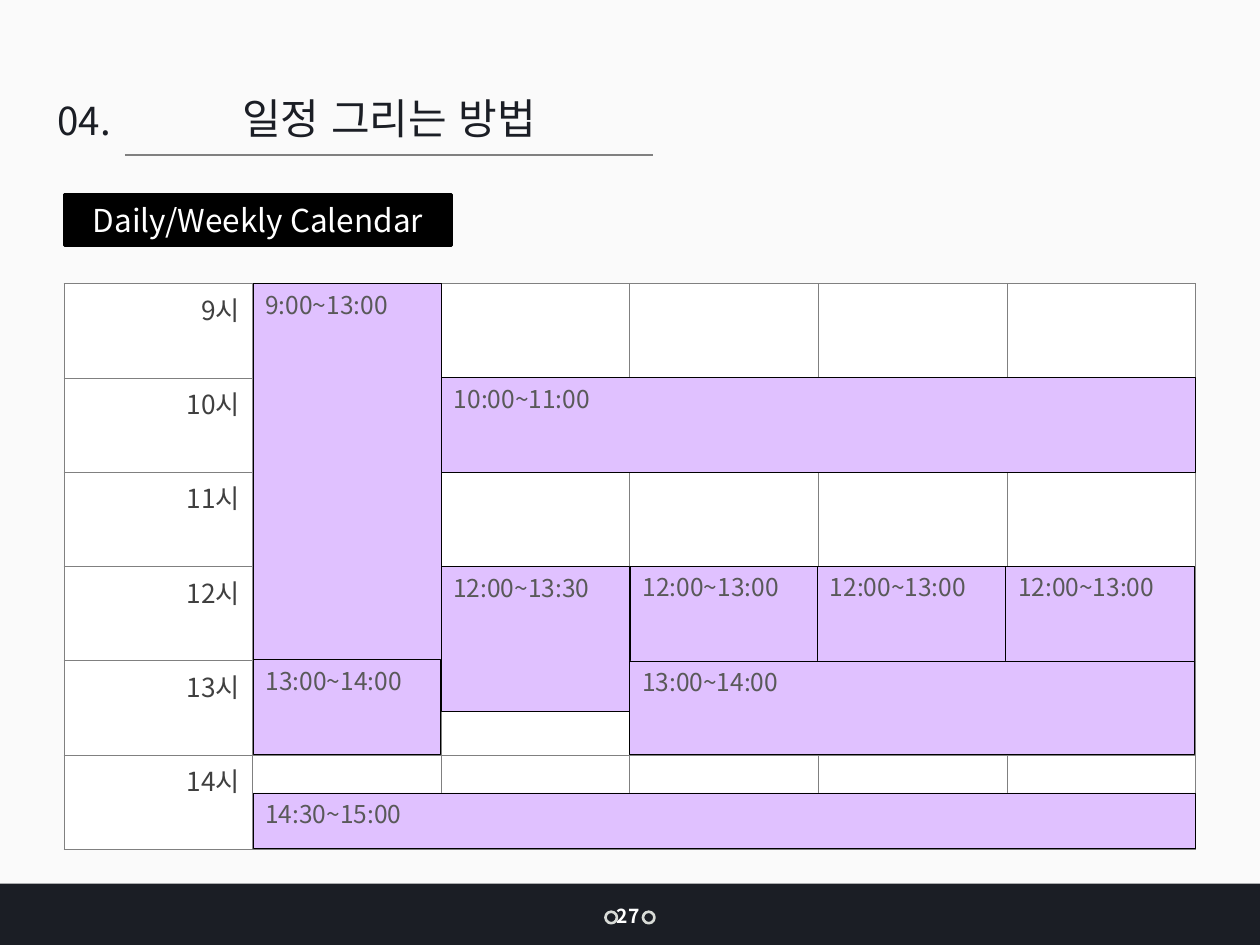
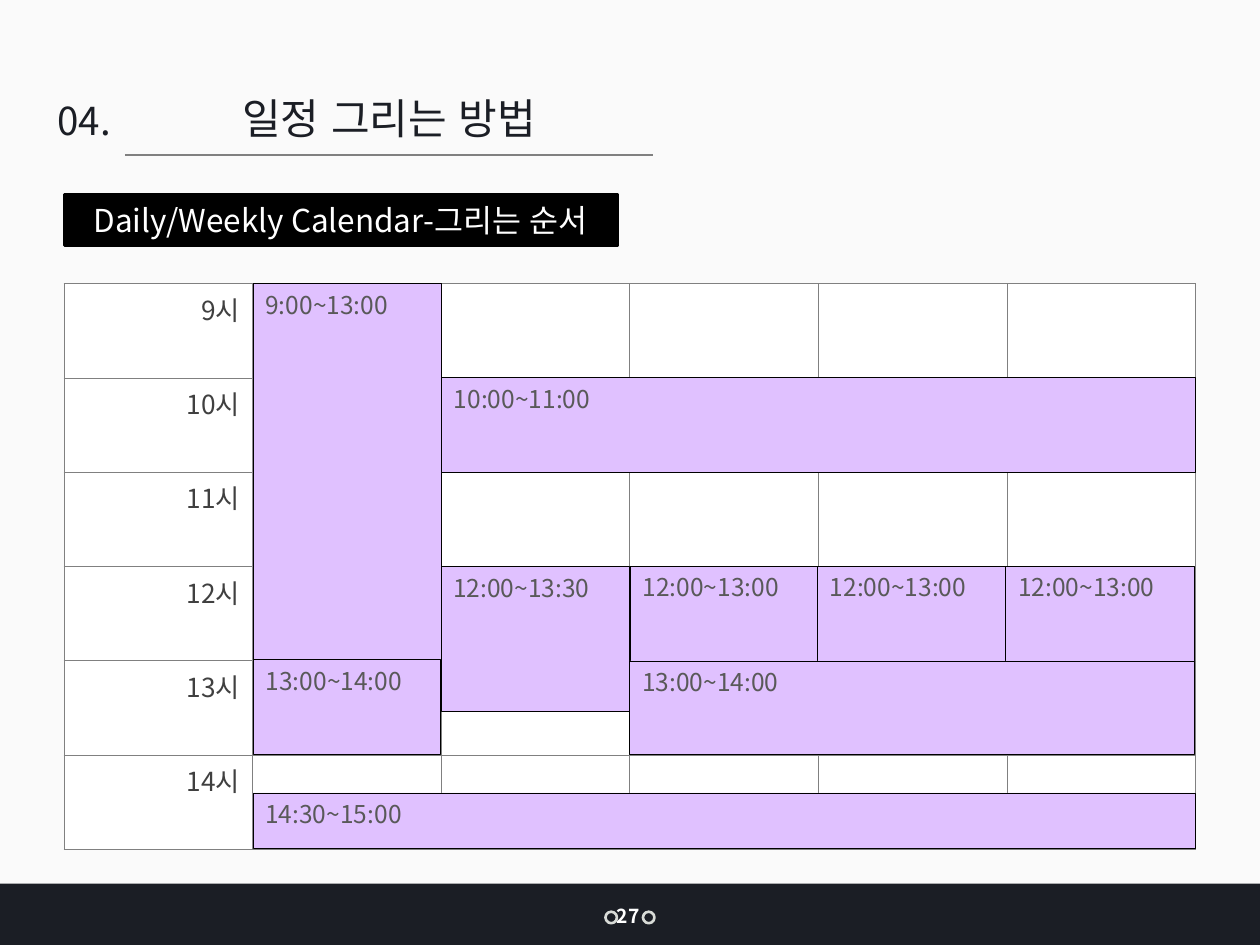
Before and after one commit to jangys/calendarProjectDocument, a slide deck: slide 43 of 인턴 최종 발표_장연수.pptx (slide 41 before the commit). Drawn at 1260x945 pixels with LibreOffice and Linux fonts; fonts in the diff are those of the drawing. Boxes give left, top, right and bottom in pixels: in the first picture for what was removed or moved away, otherwise in the second. Text is boxed around its words. In the diff, an @@ line names an element or a change of style, - is before the commit and + after.

```diff
--- a/인턴 최종 발표_장연수.pptx
+++ b/인턴 최종 발표_장연수.pptx
@@ rectangle "Daily/Weekly Calendar-그리는 순서": place and size @@
-rectangle "Daily/Weekly Calendar-그리는 순서" at bbox=[64, 195, 451, 246]
+rectangle "Daily/Weekly Calendar-그리는 순서" at bbox=[64, 195, 617, 246]
@@ text in rectangle at bbox=[94, 206, 588, 240]: text changed @@
-Daily/Weekly Calendar
+Daily/Weekly Calendar-그리는 순서
```
Also in this commit, not shown: 33 other slides changed, 2 slides added, 3 other files.
